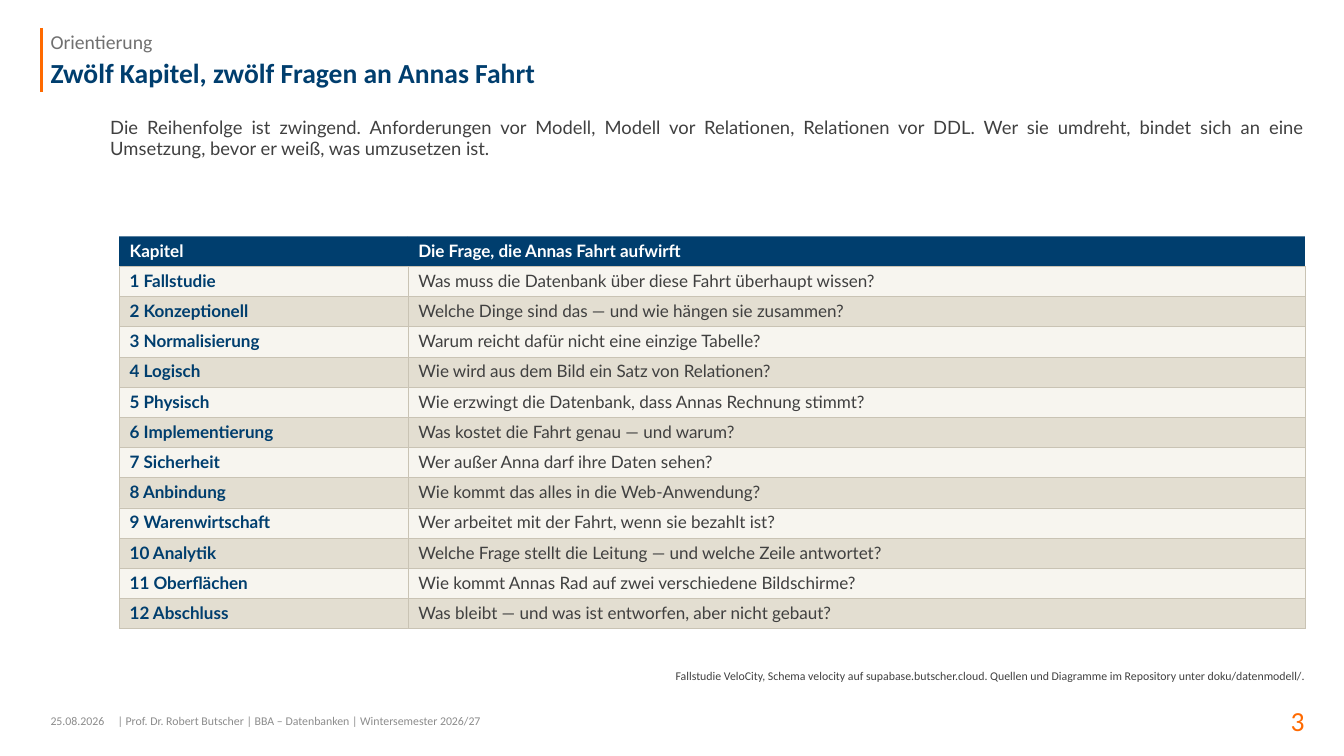
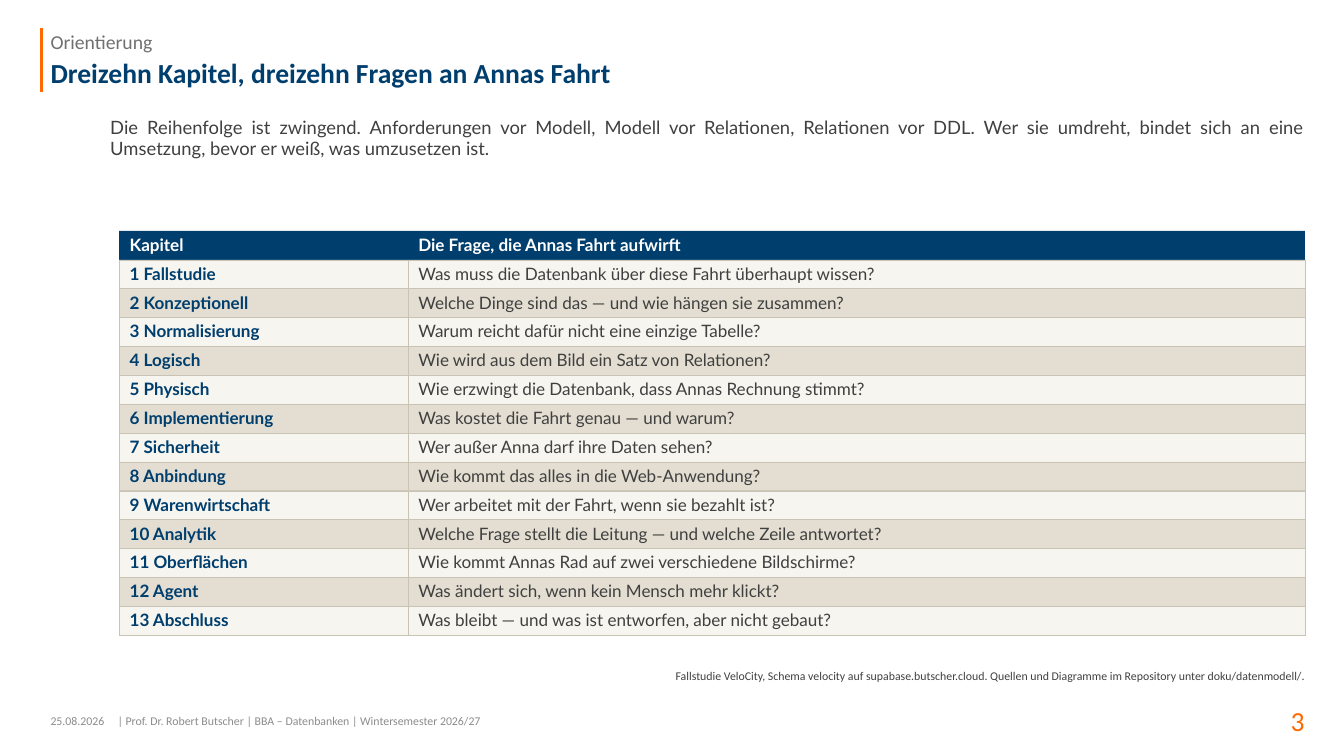
Before and after one commit to swrobuts/velocity-fallstudie, a slide deck: slide 3 of slides/velocity-datenbankentwurf.pptx. Drawn at 1344x756 pixels with LibreOffice and Linux fonts; fonts in the diff are those of the drawing. Boxes give left, top, right and bottom in pixels: in the first picture for what was removed or moved away, otherwise in the second. Text is boxed around its words. In the diff, an @@ line names an element or a change of style, - is before the commit and + after.

```diff
--- a/slides/velocity-datenbankentwurf.pptx
+++ b/slides/velocity-datenbankentwurf.pptx
@@ title at [51,63,611,88]: text changed @@
-Zwölf Kapitel, zwölf Fragen an Annas Fahrt
+Dreizehn Kapitel, dreizehn Fragen an Annas Fahrt
@@ 4 rectangles: place and size @@
-4 rectangles at [119,236,1305,297]
+4 rectangles at [119,231,1305,289]
@@ 6 rectangles: place and size @@
-6 rectangles at [119,297,1305,388]
+6 rectangles at [119,289,1305,376]
@@ 10 rectangles: place and size @@
-10 rectangles at [119,388,1305,539]
+10 rectangles at [119,375,1305,520]
@@ 5 rectangles: place and size @@
-5 rectangles at [119,538,1305,629]
+5 rectangles at [119,520,1305,607]
@@ text in rectangle at [130,584,199,600]: text changed @@
-12 Abschluss
+12 Agent
@@ rectangle added at [408,577,1305,607], fill #E3DED1, outline #C9C3B4 0.5 pt, 13 pt, text #404040 @@
+Was ändert sich, wenn kein Mensch mehr klickt?
@@ rectangle added at [119,607,408,636], fill #F7F5EF, outline #C9C3B4 0.5 pt, 13 pt, text #003E6E, bold @@
+13 Abschluss
@@ rectangle "Was bleibt — und was ...": place and size @@
-rectangle "Was bleibt — und was ..." at [408,598,1305,629]
+rectangle "Was bleibt — und was ..." at [408,607,1305,636]
@@ rectangle "Was bleibt — und was ..." at [408,607,1305,636]: fill #E3DED1 to #F7F5EF @@
```
Also in this commit, not shown: 3 other slides changed, 6 slides added, 4 other files.
